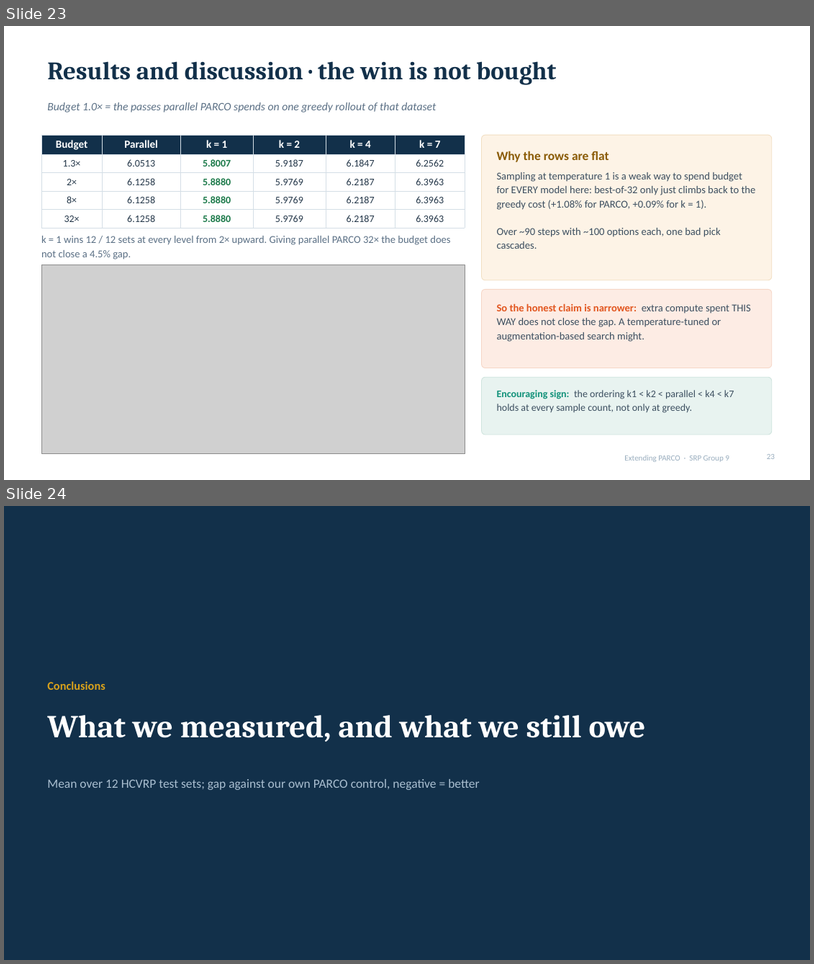
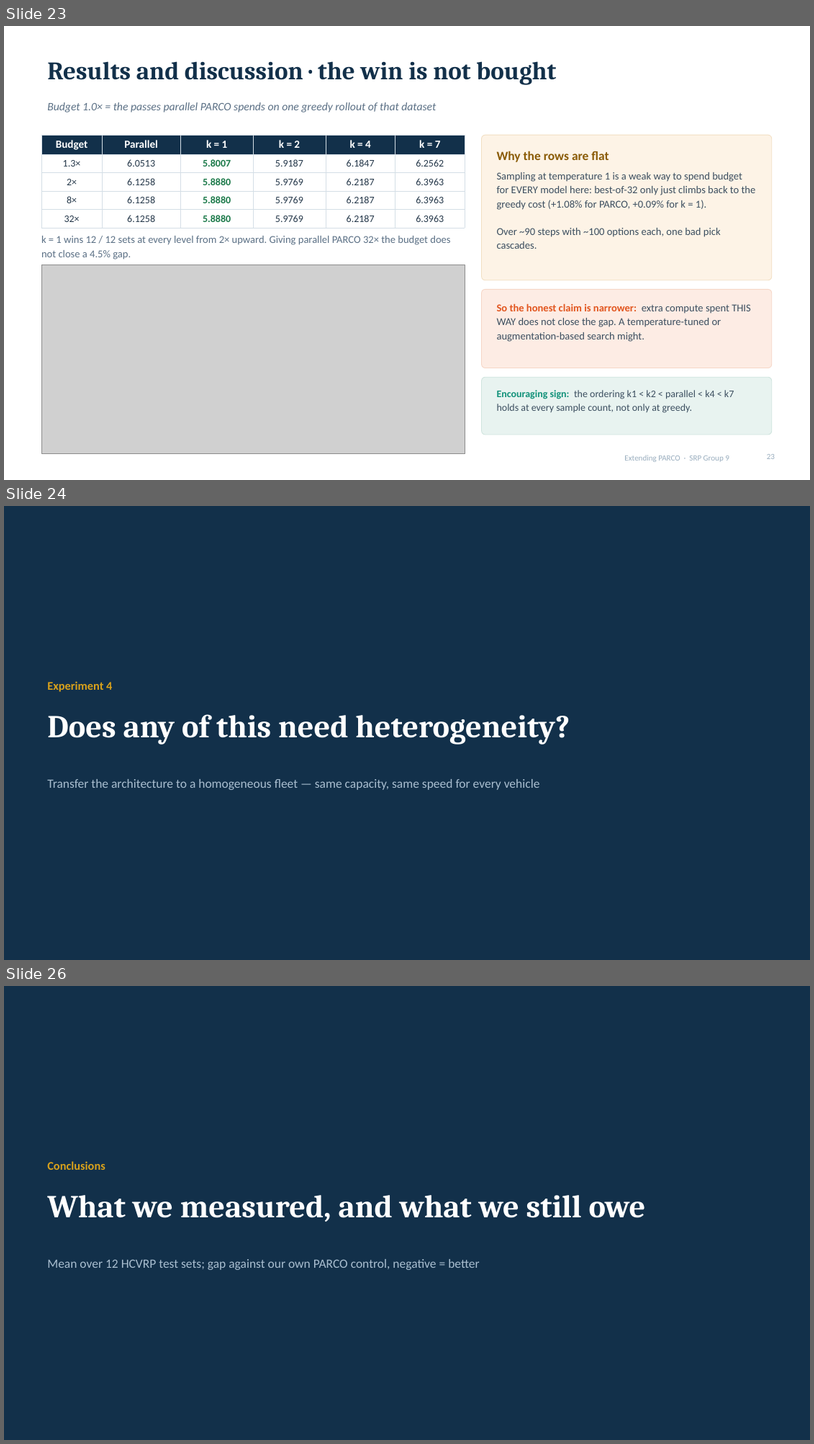
Before and after one commit to Akshai-Athota/parco, a slide deck: deck/PARCO_SRP_Deck_v2.pptx. Shown one above the other, each under a label of ours: slides 23 and 24 before the commit, slides 23, 24 and 26 after it; the slides between them are not shown. The pictures are 814x964 and 814x1444 pixels, drawn with LibreOffice and Linux fonts; fonts in the diff are those of the drawing; grey boxes stand for pictures. Boxes give left, top, right and bottom in pixels: in the first picture for what was removed or moved away, otherwise in the second. Text is boxed around its words. In the diff, an @@ line names an element or a change of style, - is before the commit and + after.

```diff
--- a/deck/PARCO_SRP_Deck_v2.pptx
+++ b/deck/PARCO_SRP_Deck_v2.pptx
@@ slide 24 added at (4,506,810,960), background #12304A @@
@@ text added at (47,681,112,692), 14 pt, text #D9A21B, bold @@
+Experiment 4
@@ title added at (47,714,570,744), 38 pt, text #FFFFFF, bold @@
+Does any of this need heterogeneity?
@@ text added at (47,779,540,790), 15 pt, text #A9BED0 @@
+Transfer the architecture to a homogeneous fleet — same capacity, same speed for every vehicle
@@ what was slide 24 is now slide 26 @@
```
Also in this commit, not shown: 2 slides changed, 1 other slide added, 1 other file.
